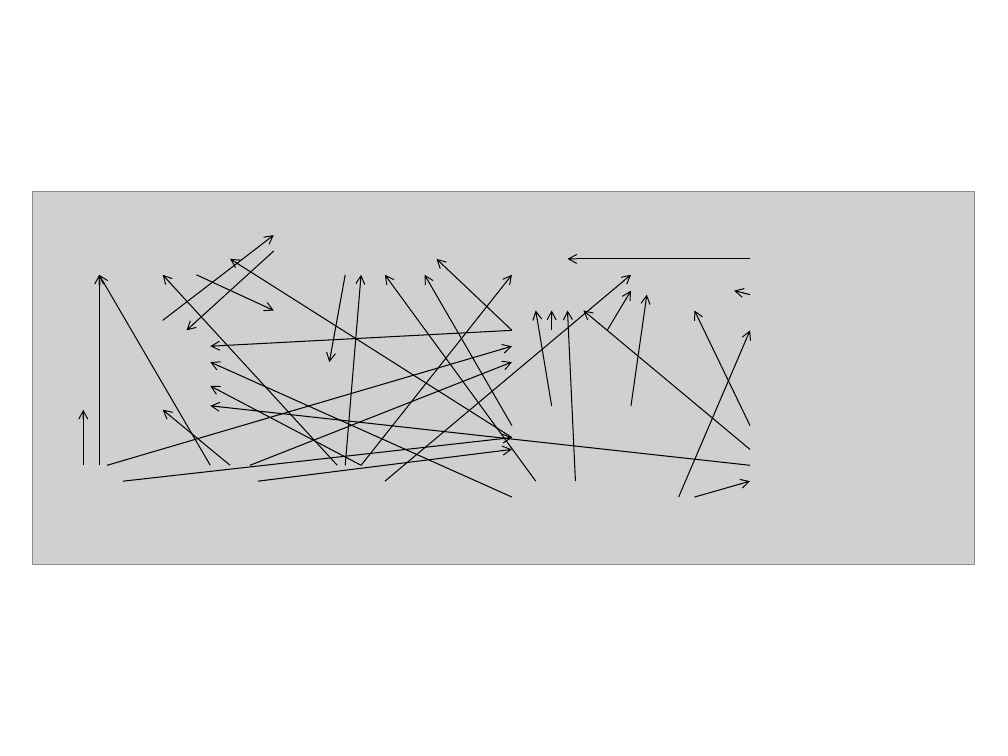
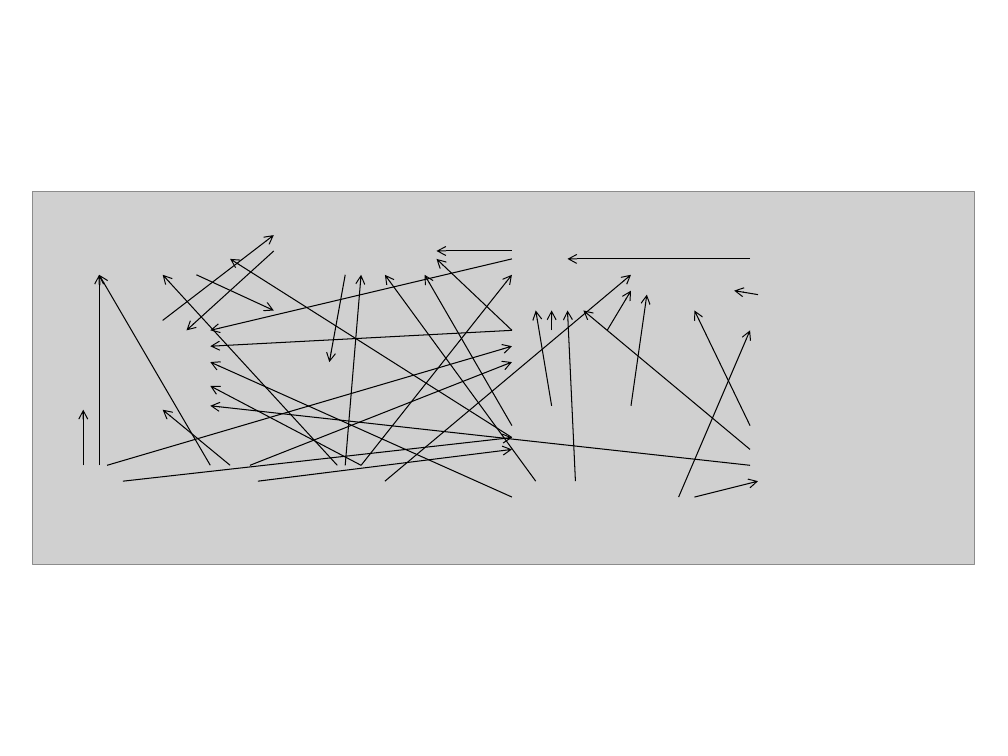
Before and after one commit to jannahastings/softwareeng-commentary, a slide deck: slide 1 of Figures.pptx. Drawn at 1008x756 pixels with LibreOffice and Linux fonts; fonts in the diff are those of the drawing; grey boxes stand for pictures. Boxes give left, top, right and bottom in pixels: in the first picture for what was removed or moved away, otherwise in the second. Text is boxed around its words. In the diff, an @@ line names an element or a change of style, - is before the commit and + after.

```diff
--- a/Figures.pptx
+++ b/Figures.pptx
@@ arrow added from (512, 259) to (211, 331), #000000 0.75 pt @@
@@ arrow added from (512, 251) to (436, 251), #000000 0.75 pt @@
@@ arrow moved from (750, 294) - (734, 290) to (758, 294) - (734, 290) @@
@@ arrow moved from (695, 497) - (750, 481) to (695, 497) - (758, 481) @@
```
Also in this commit, not shown: 1 slide added, 5 other files.
